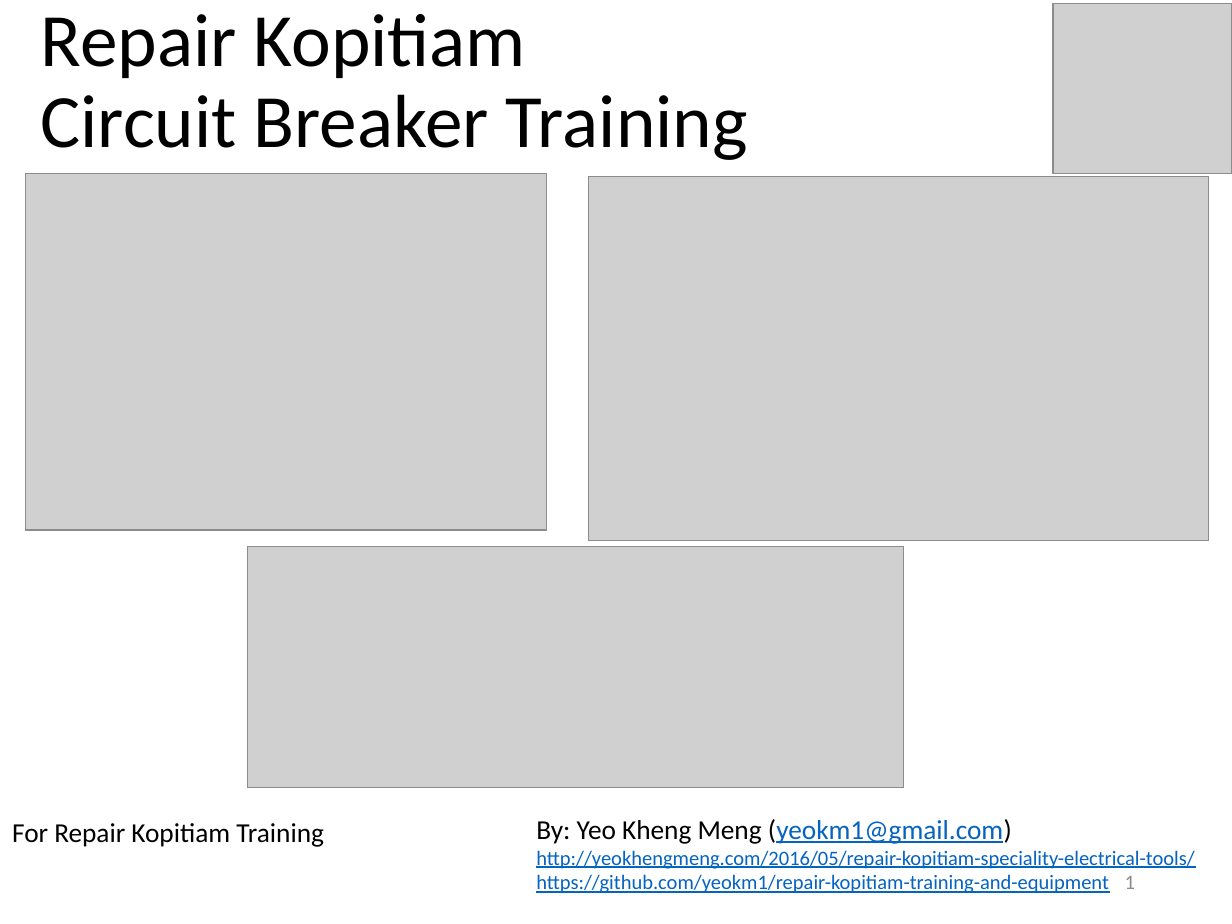
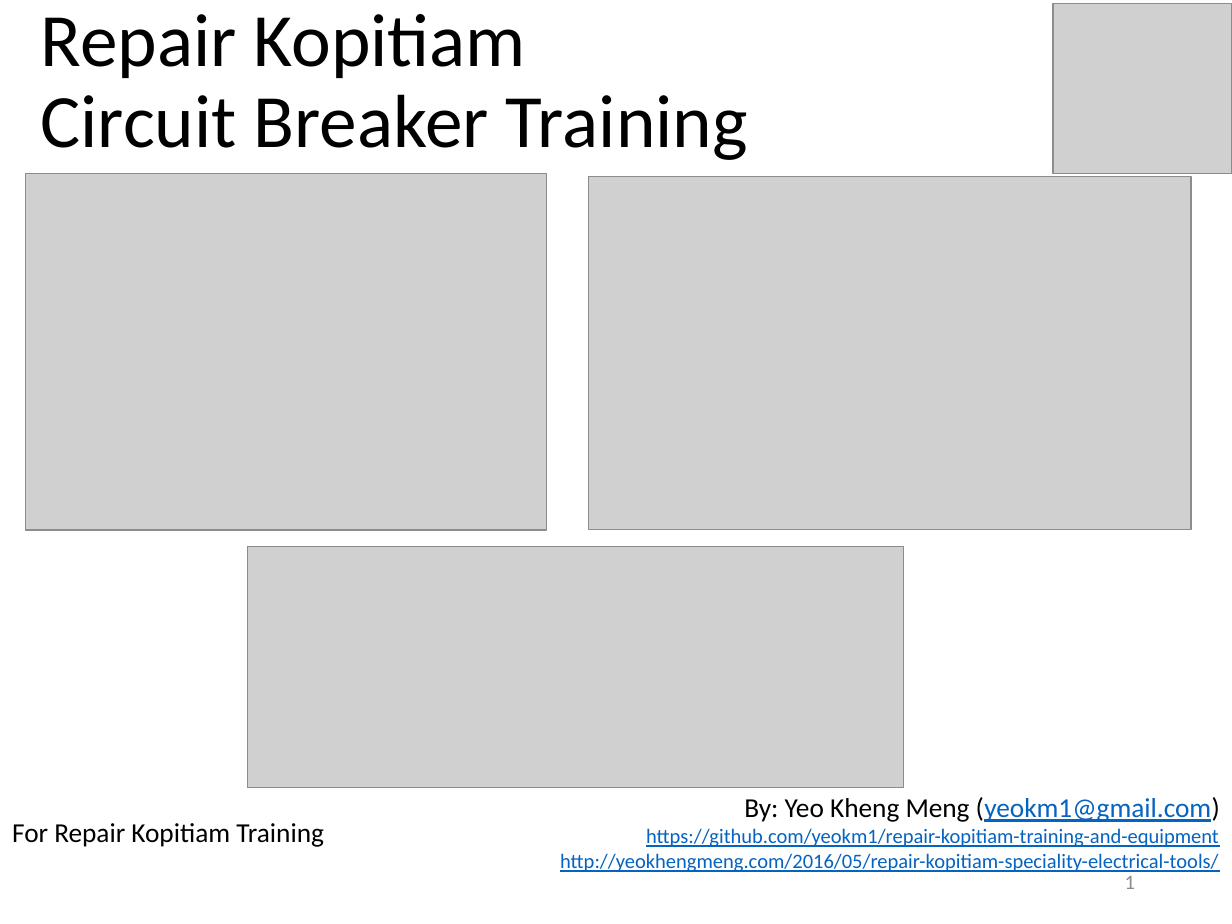
Before and after one commit to wemakerspace/repair-kopitiam-training-and-equipment, a slide deck: slide 1 of training/RK Circuit Breaker Training.pptx. Drawn at 1232x924 pixels with LibreOffice and Linux fonts; fonts in the diff are those of the drawing; grey boxes stand for pictures. Boxes give left, top, right and bottom in pixels: in the first picture for what was removed or moved away, otherwise in the second. Text is boxed around its words. In the diff, an @@ line names an element or a change of style, - is before the commit and + after.

```diff
--- a/training/RK Circuit Breaker Training.pptx
+++ b/training/RK Circuit Breaker Training.pptx
@@ picture: place and size @@
-picture at (589, 176, 1209, 540)
+picture at (589, 176, 1191, 530)
@@ text "By: Yeo Kheng Meng (yeokm1@gmail.com)": place and size @@
-text "By: Yeo Kheng Meng (yeokm1@gmail.com)" at (536, 819, 1194, 893)
+text "By: Yeo Kheng Meng (yeokm1@gmail.com)" at (560, 797, 1220, 872)
@@ text at (560, 797, 1220, 872): alignment left to right @@
@@ text at (646, 828, 1219, 847): paragraph added @@
+https://github.com/yeokm1/repair-kopitiam-training-and-equipment
@@ text at (536, 874, 1109, 893): paragraph removed @@
-https://github.com/yeokm1/repair-kopitiam-training-and-equipment
```
Also in this commit, not shown: 2 slides added, 1 other file.
